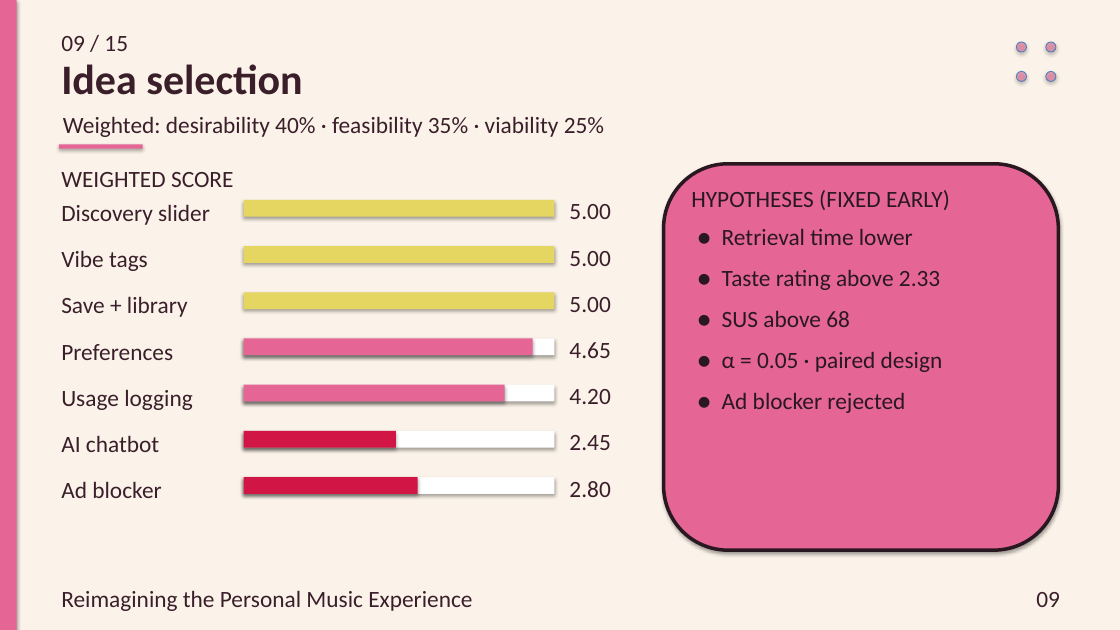
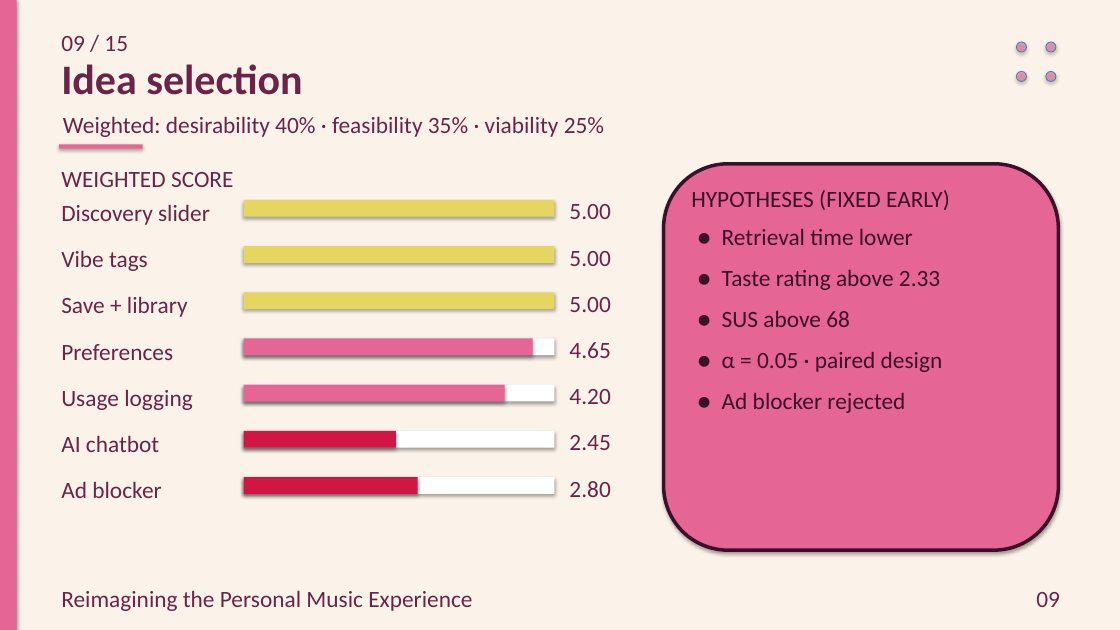
Before and after one commit to preet-kamdar/design-thinking-sem3, a slide deck: slide 9 of docs/trials/crimson_gold_tinted.pptx. Drawn at 1120x630 pixels with LibreOffice and Linux fonts; fonts in the diff are those of the drawing. Boxes give left, top, right and bottom in pixels: in the first picture for what was removed or moved away, otherwise in the second. Text is boxed around its words. In the diff, an @@ line names an element or a change of style, - is before the commit and + after.

```diff
--- a/docs/trials/crimson_gold_tinted.pptx
+++ b/docs/trials/crimson_gold_tinted.pptx
@@ rounded rectangle at [664, 164, 1059, 550]: outline #2A1820 3 pt to #3D1029 3 pt @@
@@ text "HYPOTHESES (FIXED EARLY)" at [691, 190, 950, 210]: text colour #2A1820 to #3D1029 @@
@@ text "● Retrieval time lower" at [722, 229, 940, 327]: text colour #2A1820 to #3D1029 @@
@@ text colour #3A1F2B to #6A2447 in 20 elements at [61, 36, 128, 51], [61, 64, 302, 95], [63, 116, 604, 137], [61, 172, 234, 187], [61, 204, 210, 225], [569, 204, 610, 219], [61, 250, 148, 271], [569, 251, 610, 266], [61, 296, 188, 317], [569, 297, 610, 312], [61, 344, 173, 360], [569, 342, 610, 358], [61, 389, 192, 410], [569, 389, 610, 404], [61, 435, 159, 452], [569, 435, 610, 450], [61, 481, 161, 498], [569, 481, 610, 497], [61, 590, 472, 611], [1036, 592, 1060, 607] @@
```
Also in this commit, not shown: 14 other slides changed, 6 other files.
